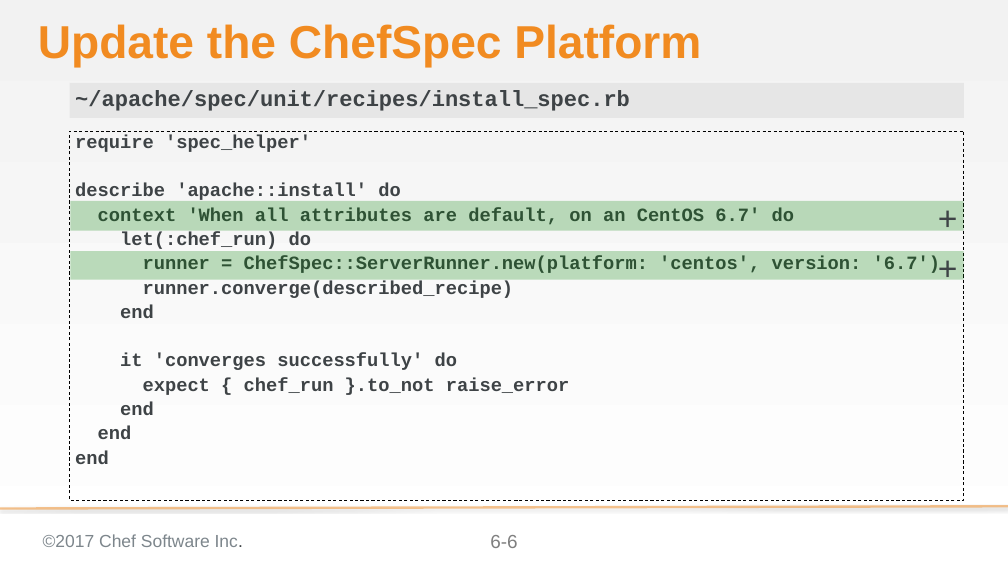
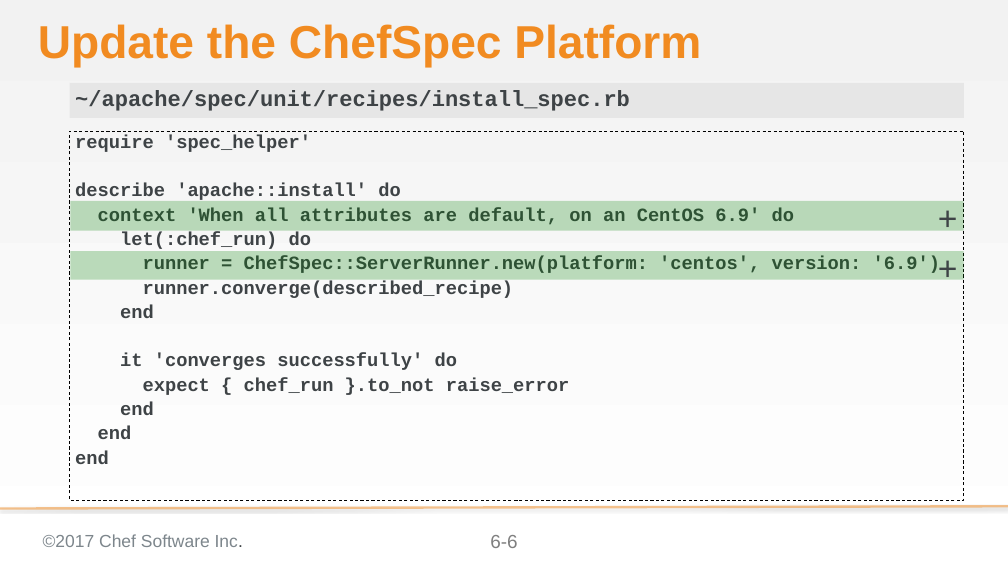
Before and after one commit to ericheiser/chef-intermediate, a slide deck: slide 6 of 06-testing_resources_in_recipes.pptx. Drawn at 1008x567 pixels with LibreOffice and Linux fonts; fonts in the diff are those of the drawing; background and template pictures are left out. Boxes give left, top, right and bottom in pixels: in the first picture for what was removed or moved away, otherwise in the second. Text is boxed around its words. In the diff, an @@ line names an element or a change of style, - is before the commit and + after.

Commit message:
changed centos 6.7 to 6.9

```diff
--- a/06-testing_resources_in_recipes.pptx
+++ b/06-testing_resources_in_recipes.pptx
@@ text at (98,208,794,224): text changed @@
-context 'When all attributes are default, on an CentOS 6.7' do
+context 'When all attributes are default, on an CentOS 6.9' do
@@ text at (143,256,940,273): text changed @@
-runner = ChefSpec::ServerRunner.new(platform: 'centos', version: '6.7')
+runner = ChefSpec::ServerRunner.new(platform: 'centos', version: '6.9')
```
Also in this commit, not shown: 3 other slides changed, 2 slides added.
